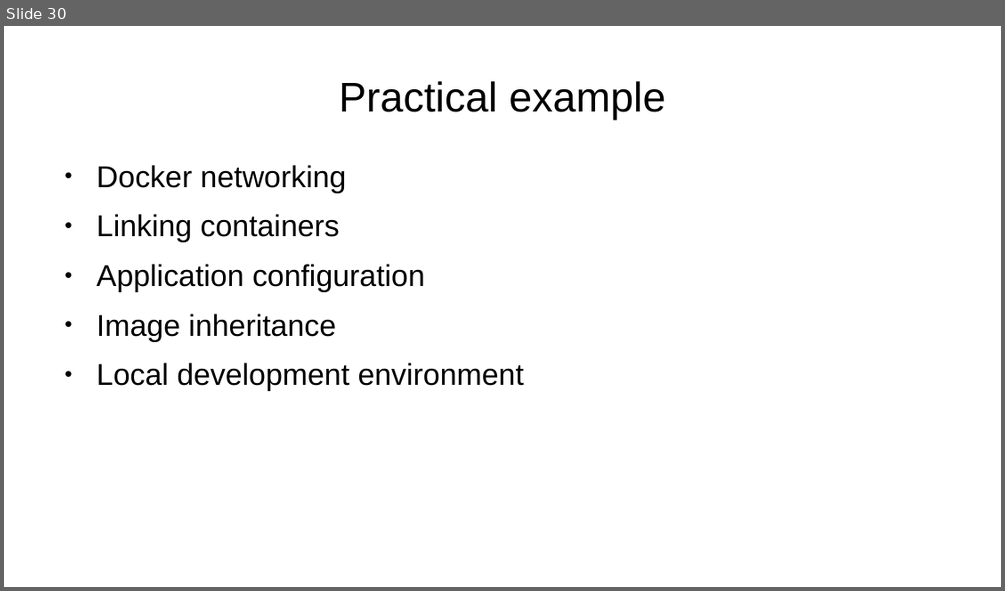
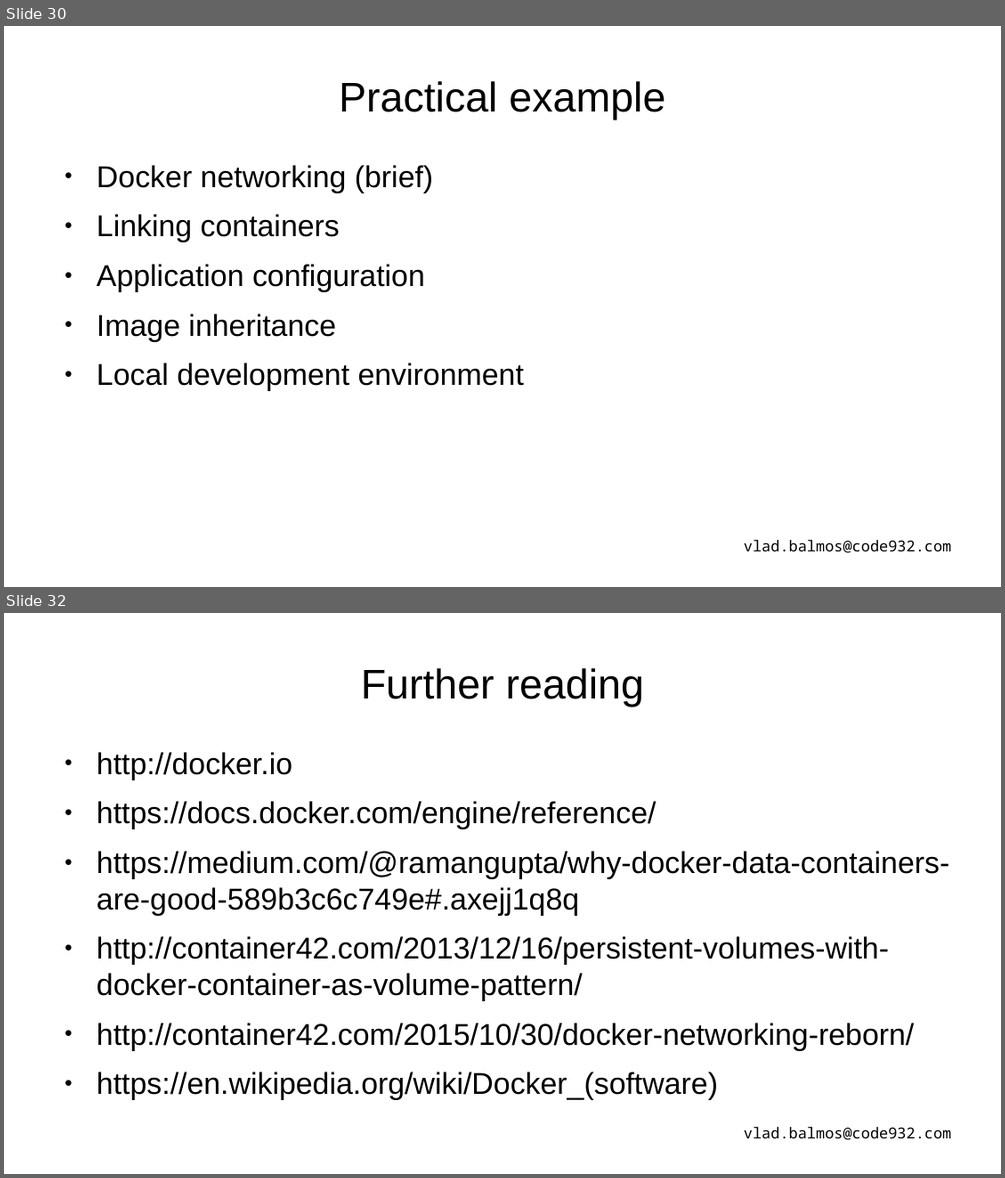
Before and after one commit to vladbalmos/docker-presentation, a slide deck: docker.odp. Shown one above the other, each under a label of ours: slide 30 before the commit, slides 30 and 32 after it; the slides between them are not shown. The pictures are 1005x591 and 1005x1178 pixels, drawn with LibreOffice and Linux fonts; fonts in the diff are those of the drawing. Boxes give left, top, right and bottom in pixels: in the first picture for what was removed or moved away, otherwise in the second. Text is boxed around its words. In the diff, an @@ line names an element or a change of style, - is before the commit and + after.

```diff
--- a/docker.odp
+++ b/docker.odp
@@ slide 32 added at box(4, 613, 1001, 1174), background #FFFFFF @@
@@ title added at box(361, 668, 644, 706), 33 pt, text #000000 @@
+Further reading
@@ text added at box(97, 752, 949, 1100), 24 pt, text #000000 @@
+● http://docker.io
+● https://docs.docker.com/engine/reference/
+● https://medium.com/@ramangupta/why-docker-data-containers-are-good-589b3c6c749e#.axejj1q8q
+● http://container42.com/2013/12/16/persistent-volumes-with-docker-container-as-volume-pattern/
+● http://container42.com/2015/10/30/docker-networking-reborn/
+● https://en.wikipedia.org/wiki/Docker_(software)
@@ text added at box(744, 1127, 951, 1140), 12 pt, text #000000 @@
+vlad.balmos@code932.com
@@ slide 30 changed as well @@
@@ text at box(97, 165, 433, 193): text changed @@
-● Docker networking
+● Docker networking (brief)
@@ text added at box(744, 540, 951, 553), 12 pt, text #000000 @@
+vlad.balmos@code932.com
```
Also in this commit, not shown: 27 other slides changed, 4 other slides added, 2 slides removed.
